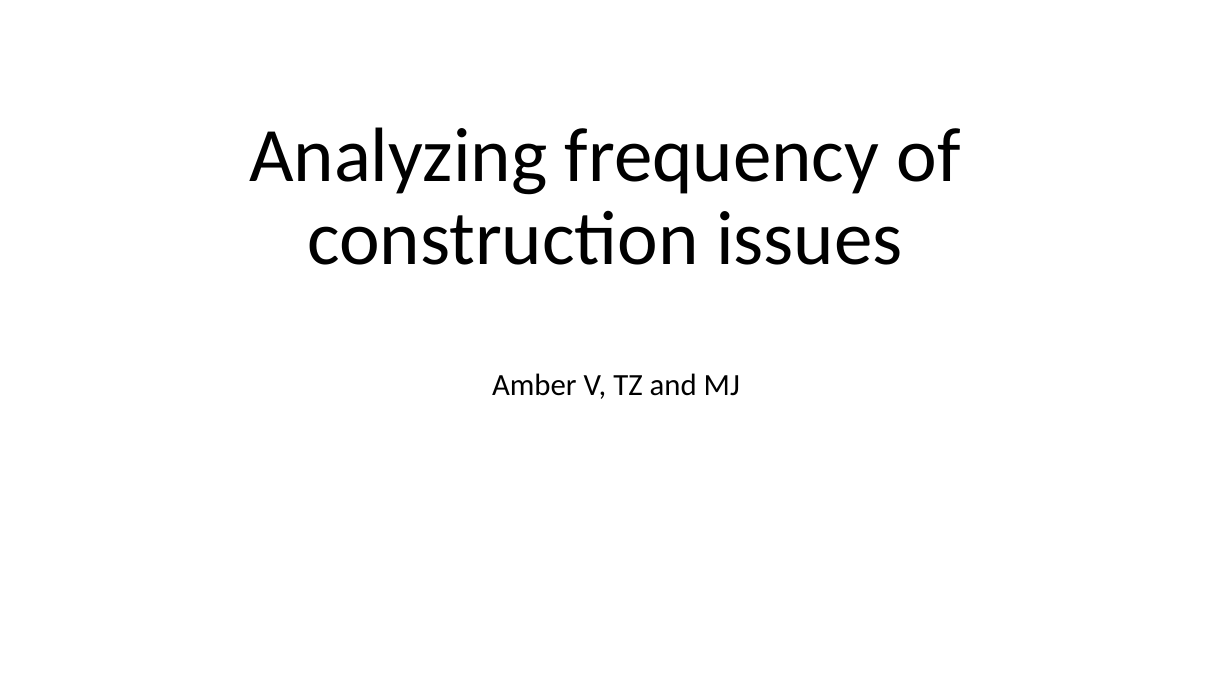
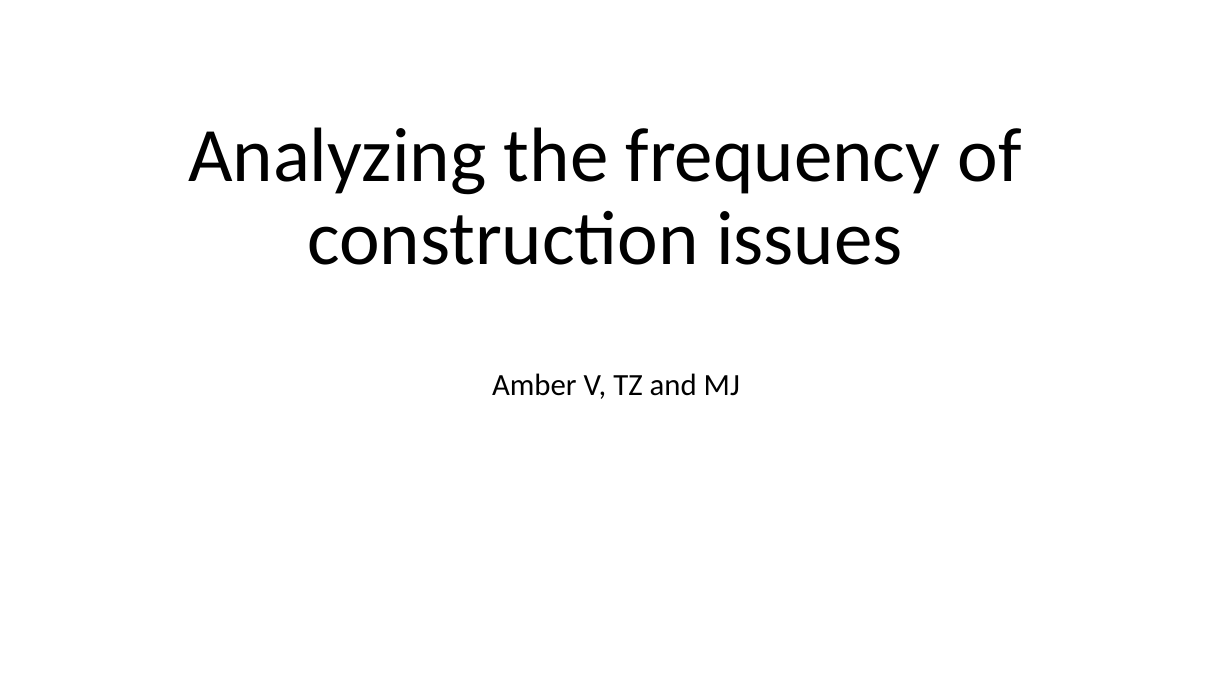
Before and after one commit to zigot1/PROJECT_03, a slide deck: slide 1 of powerpoint.pptx. Drawn at 1232x693 pixels with LibreOffice and Linux fonts; fonts in the diff are those of the drawing. Boxes give left, top, right and bottom in pixels: in the first picture for what was removed or moved away, otherwise in the second. Text is boxed around its words. In the diff, an @@ line names an element or a change of style, - is before the commit and + after.

```diff
--- a/powerpoint.pptx
+++ b/powerpoint.pptx
@@ title at <box>188,127,1022,265</box>: text changed @@
-Analyzing frequency of construction issues
+Analyzing the frequency of construction issues
```
Also in this commit, not shown: 2 other slides changed, 1 slide added.
